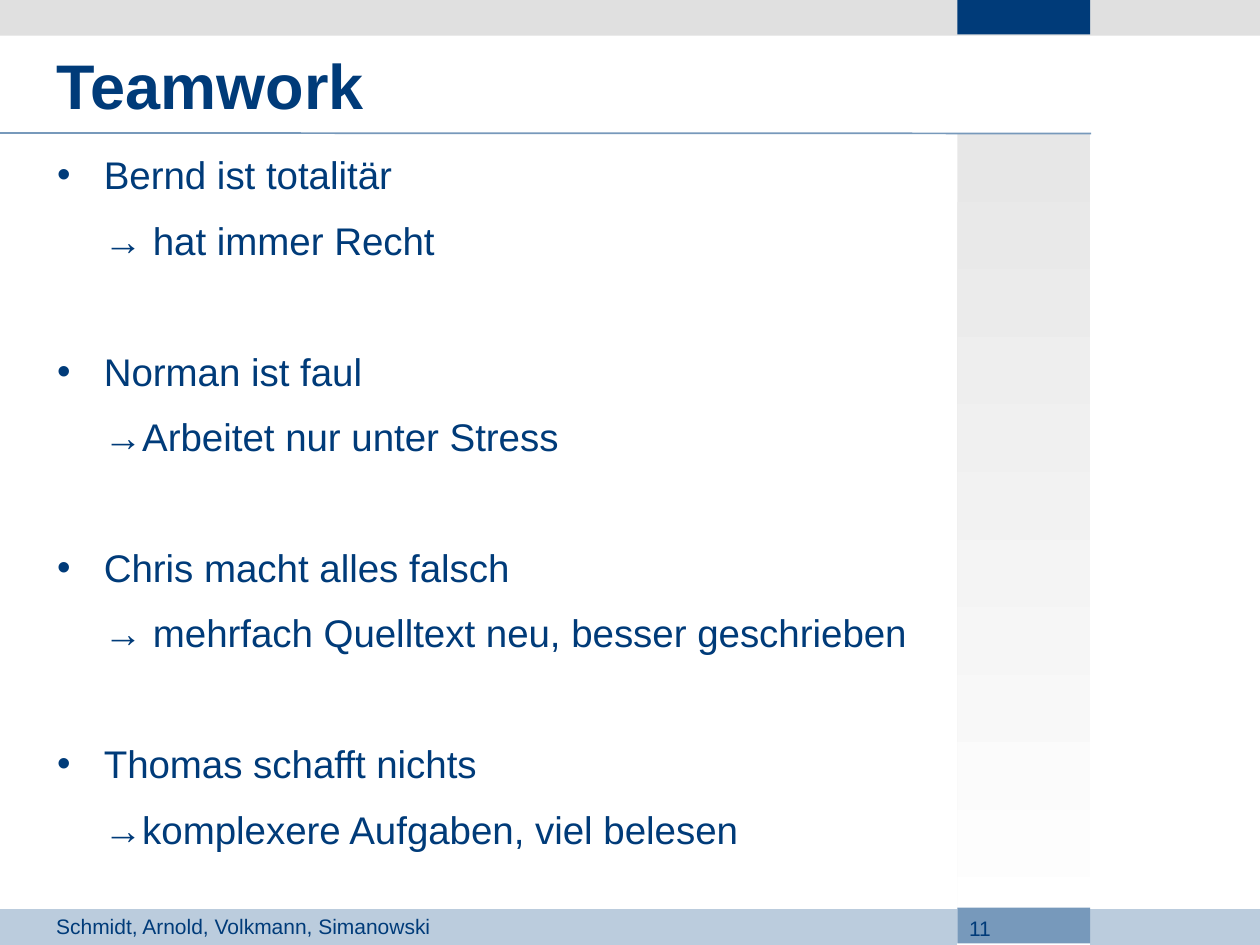
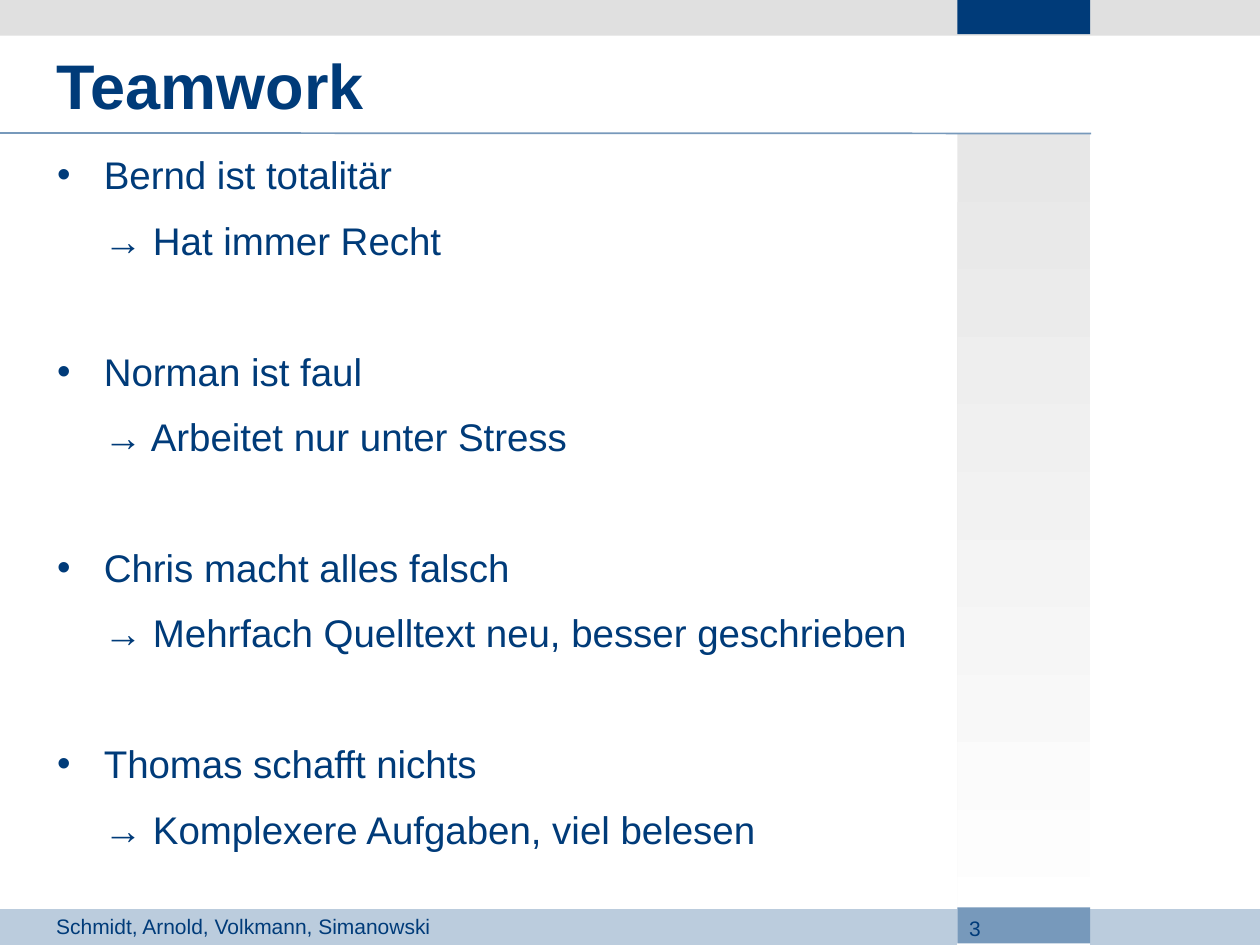
Before and after one commit to Lopt/ascendancy, a slide deck: slide 3 of docs/Projektdefinition/3_Presentation.odp (slide 11 before the commit). Drawn at 1260x945 pixels with LibreOffice and Linux fonts; fonts in the diff are those of the drawing; background and template pictures are left out. Boxes give left, top, right and bottom in pixels: in the first picture for what was removed or moved away, otherwise in the second. Text is boxed around its words. In the diff, an @@ line names an element or a change of style, - is before the commit and + after.

```diff
--- a/docs/Projektdefinition/3_Presentation.odp
+++ b/docs/Projektdefinition/3_Presentation.odp
@@ text at bbox=[153, 227, 441, 256]: text changed @@
-→ hat immer Recht
+→ Hat immer Recht
@@ text at bbox=[151, 423, 567, 452]: spaces changed @@
-→Arbeitet nur unter Stress
+→ Arbeitet nur unter Stress
@@ text at bbox=[153, 619, 906, 655]: text changed @@
-→ mehrfach Quelltext neu, besser geschrieben
+→ Mehrfach Quelltext neu, besser geschrieben
@@ text at bbox=[153, 816, 756, 851]: text changed @@
-→komplexere Aufgaben, viel belesen
+→ Komplexere Aufgaben, viel belesen
@@ page number at bbox=[969, 921, 981, 936]: text changed @@
-11
+3
```
Also in this commit, not shown: 4 other slides changed, 1 slide added.
